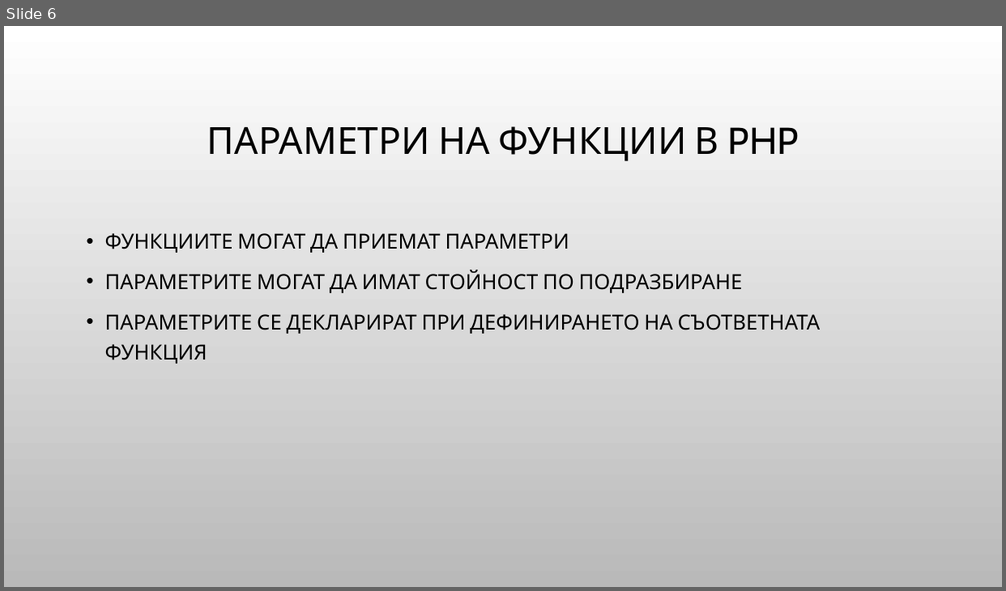
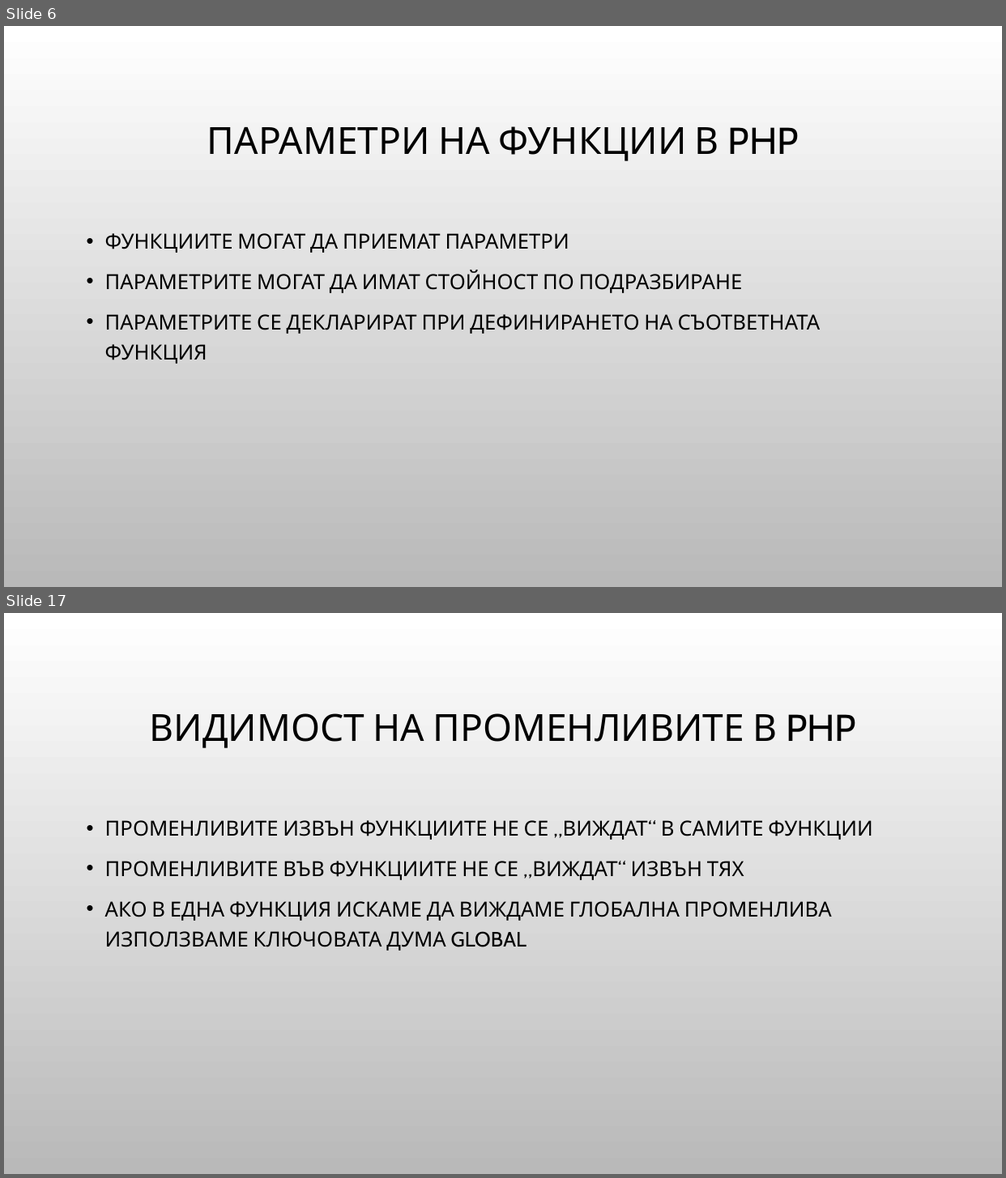
Before and after one commit to Bilyukov/php-mysql-course, a slide deck: 06.php-bacics-4.pptx. Shown one above the other, each under a label of ours: slide 6 before the commit, slides 6 and 17 after it; the slides between them are not shown. The pictures are 1006x591 and 1006x1178 pixels, drawn with LibreOffice and Linux fonts; fonts in the diff are those of the drawing; background and template pictures are left out. Boxes give left, top, right and bottom in pixels: in the first picture for what was removed or moved away, otherwise in the second. Text is boxed around its words. In the diff, an @@ line names an element or a change of style, - is before the commit and + after.

```diff
--- a/06.php-bacics-4.pptx
+++ b/06.php-bacics-4.pptx
@@ slide 17 added at [4, 613, 1002, 1174], background picture (left out) @@
@@ title added at [150, 713, 856, 748], 36 pt, text #000000 @@
+ВИДИМОСТ НА ПРОМЕНЛИВИТЕ В PHP
@@ text added at [105, 820, 872, 951], 20 pt, text #000000 @@
+• ПРОМЕНЛИВИТЕ ИЗВЪН ФУНКЦИИТЕ НЕ СЕ „ВИЖДАТ“ В САМИТЕ ФУНКЦИИ
+• ПРОМЕНЛИВИТЕ ВЪВ ФУНКЦИИТЕ НЕ СЕ „ВИЖДАТ“ ИЗВЪН ТЯХ
+• АКО В ЕДНА ФУНКЦИЯ ИСКАМЕ ДА ВИЖДАМЕ ГЛОБАЛНА ПРОМЕНЛИВА ИЗПОЛЗВАМЕ КЛЮЧОВАТА ДУМА GLOBAL
```
Also in this commit, not shown: 15 other slides added, 5 other files.
